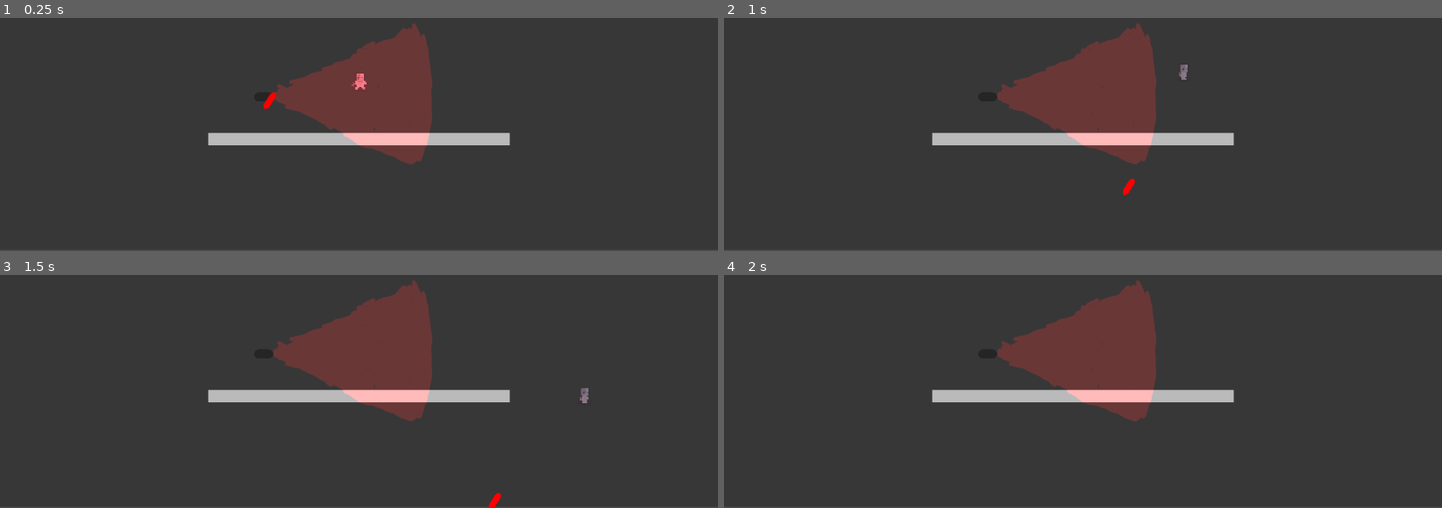
Above: before the commit, frames 1-4 (two rows, left to right).
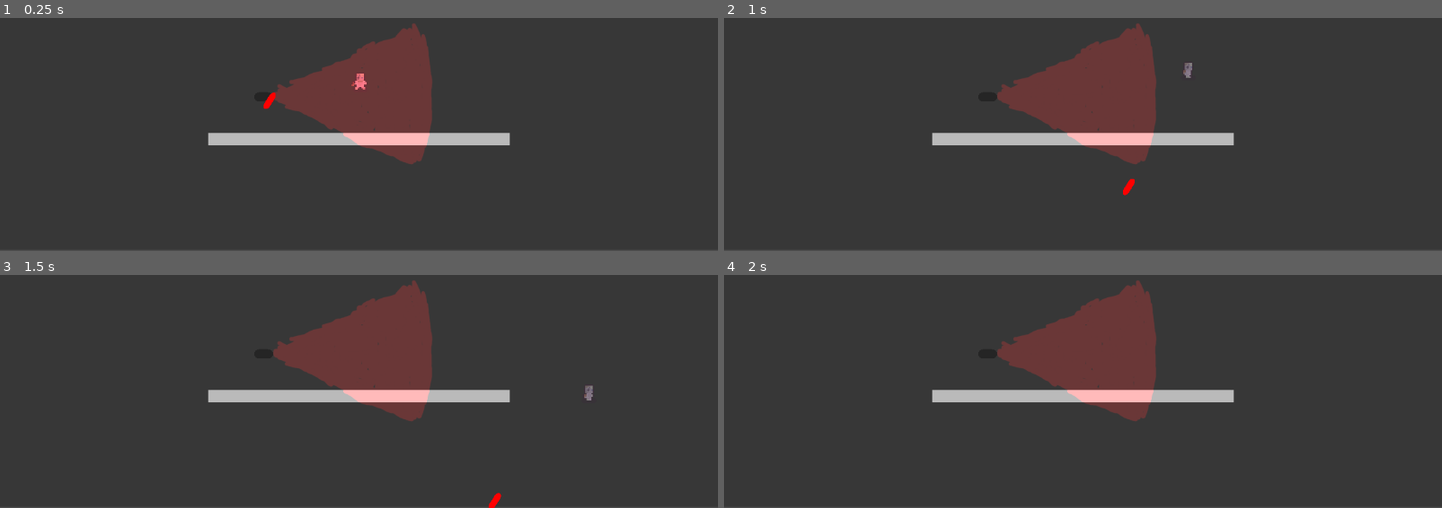
Above: after the commit, the same moments.

Repository: PlantvZombie/Game
Game: Godot game, scene res://test.tscn
Two runs of this game, one before a commit and one after it. Both use one fixed random seed, a clock stepped at 60 frames per second and the inputs below. The project has no main scene, so this scene is started directly.
Inputs:
- Up to frame 1 (0.25 s): no input
- Up to frame 2 (1 s): hold D (right) from 0.53 s (still down); tap Space (space) at 0.6 s; tap W (up) at 0.77, 0.8 s
- Up to frame 3 (1.5 s): keep holding D (right); tap W (up) at 1.07, 1.35 s; tap Enter at 1.25 s
- Up to frame 4 (2 s): keep holding D (right); tap W (up) at 1.52, 1.82 s; tap Space (space) at 1.55 s

Frame 1 is identical in both runs. In frame 2, less than 0.1% of the frame differs, in the area x 63-66%, y 19-27%; in frame 3, 0.1%, in the area x 80-83%, y 47-55%; in frame 4, nothing differs.
Error before the commit: Invalid access to property or key 'x' on a base object of type 'Node2D (grappling_hook_target.gd)'. (res://character.gd:30)
Error after the commit: Invalid access of index '0' on a base object of type: 'Array'. (res://character.gd:74)

Commit message:
some stuff

Diff:
--- a/character.gd
+++ b/character.gd
@@ -5,6 +5,7 @@
 const JUMP_VELOCITY = -400.0
 var grapplingHook = true
 var grappleTargets = []
+var grappleTarget
 
 var left:bool = false
 var right:bool = false
@@ -16,6 +17,8 @@
 @onready var anim = get_node("CollisionShape2D/Sprite2D")
 
 func _physics_process(delta):
+
+
 	# Add the gravity.
 	if not is_on_floor():
 		velocity.y += gravity * delta
@@ -23,13 +26,21 @@
 	# Handle Jump.
 	if  is_on_floor() and (Input.is_action_just_pressed("up") or Input.is_action_just_pressed("space")):
 		velocity.y = JUMP_VELOCITY
-	if grappleTargets.size() > 0 and not is_on_floor() and (Input.is_action_just_pressed("up") or Input.is_action_just_pressed("space")):
 
-		var grappleDistance = -1
-		for j in grappleTargets.size():
-			if sqrt((grappleTargets[j].x)^2) > grappleDistance:
-				pass
-		print(grappleTargets[0].position)
+#	if grappleTargets.size() > 0 and not is_on_floor() and (Input.is_action_just_pressed("up") or Input.is_action_just_pressed("space")):
+#
+#		if not grappleTarget == null:
+#			grappleTarget.spriteOn(false)
+#
+#		var closestTarget = grappleTargets[0]
+#		closestTarget.spriteOn(true)
+#		for j in grappleTargets.size() -1:
+#				if distance(grappleTargets[j+1].position.x,grappleTargets[j+1].position.y,self.position.x, self.position.y) < distance(closestTarget.position.x,closestTarget.position.y,self.position.x, self.position.y) :
+#					closestTarget.spriteOn(false)
+#					closestTarget = grappleTargets[j+1]
+#					closestTarget.spriteOn(true)
+#		grappleTarget = closestTarget
+
 
 	var direction = Input.get_axis("left", "right")
 	if direction:
@@ -58,3 +69,18 @@
 
 func distance(x0, y0, x1, y1):
 	return sqrt((x0 - x1)**2+(y0-y1)**2)
+
+func _process(delta):
+	grappleTargets[0].spriteOn(false)
+	if grappleTargets.size() > 3:
+		if not grappleTarget == null:
+			grappleTarget.spriteOn(false)
+
+		var closestTarget = grappleTargets[0]
+		closestTarget.spriteOn(true)
+		for j in grappleTargets.size() -1:
+				if distance(grappleTargets[j+1].position.x,grappleTargets[j+1].position.y,self.position.x, self.position.y) < distance(closestTarget.position.x,closestTarget.position.y,self.position.x, self.position.y) :
+					closestTarget.spriteOn(false)
+					closestTarget = grappleTargets[j+1]
+					closestTarget.spriteOn(true)
+		grappleTarget = closestTarget
--- a/grappling_hook_target.tscn
+++ b/grapplingHookTarget.tscn
@@ -1,9 +1,9 @@
-[gd_scene load_steps=4 format=3 uid="uid://pp7dijinsrjj"]
+[gd_scene load_steps=4 format=3 uid="uid://crd0o07243pqv"]
 
 [ext_resource type="Script" path="res://grappling_hook_target.gd" id="1_cl338"]
 
 [sub_resource type="CircleShape2D" id="CircleShape2D_f6t46"]
-radius = 68.7314
+radius = 164.0
 
 [sub_resource type="PlaceholderTexture2D" id="PlaceholderTexture2D_o1q1g"]
 
--- a/grappling_hook_target.gd
+++ b/grappling_hook_target.gd
@@ -4,11 +4,12 @@
 
 func _on_area_2d_body_entered(body):
 	if body.name == "Character" and body.grapplingHook == true:
-		$Sprite2D.show()
 		body.grappleTargets.append(self)
 
 
 func _on_area_2d_body_exited(body):
 	if body.name == "Character":
-		$Sprite2D.hide()
 		body.grappleTargets.erase(self)
+
+func spriteOn(bol):
+	$Sprite2D.visible = bol
--- a/test.tscn
+++ b/test.tscn
@@ -1,9 +1,9 @@
-[gd_scene load_steps=5 format=3 uid="uid://ddjac3tjv58vu"]
+[gd_scene load_steps=5 format=3 uid="uid://n6wcb1o7dr22"]
 
-[ext_resource type="PackedScene" uid="uid://b32p31dpg1p3t" path="res://character.tscn" id="1_et1i1"]
-[ext_resource type="PackedScene" uid="uid://bqdktm4x76lll" path="res://floor.tscn" id="2_monho"]
+[ext_resource type="PackedScene" uid="uid://cxmdasgl0ayr7" path="res://character.tscn" id="1_et1i1"]
+[ext_resource type="PackedScene" uid="uid://562ab754spn5" path="res://floor.tscn" id="2_monho"]
 [ext_resource type="PackedScene" path="res://camera.tscn" id="3_28s2i"]
-[ext_resource type="PackedScene" uid="uid://pp7dijinsrjj" path="res://grappling_hook_target.tscn" id="3_bkrv1"]
+[ext_resource type="PackedScene" uid="uid://crd0o07243pqv" path="res://grapplingHookTarget.tscn" id="3_bkrv1"]
 
 [node name="Test" type="Node2D"]
 
@@ -14,10 +14,10 @@
 position = Vector2(576, 468)
 
 [node name="Grappling hook target" parent="Floor" instance=ExtResource("3_bkrv1")]
-position = Vector2(-18, -3)
+position = Vector2(60, -20)
 
 [node name="Grappling hook target2" parent="Floor" instance=ExtResource("3_bkrv1")]
-position = Vector2(41, -7)
+position = Vector2(-60, -20)
 
 [node name="Camera" parent="." instance=ExtResource("3_28s2i")]
 position = Vector2(423, 400)
Not shown: 1 places in character.tscn that only renumber resources
